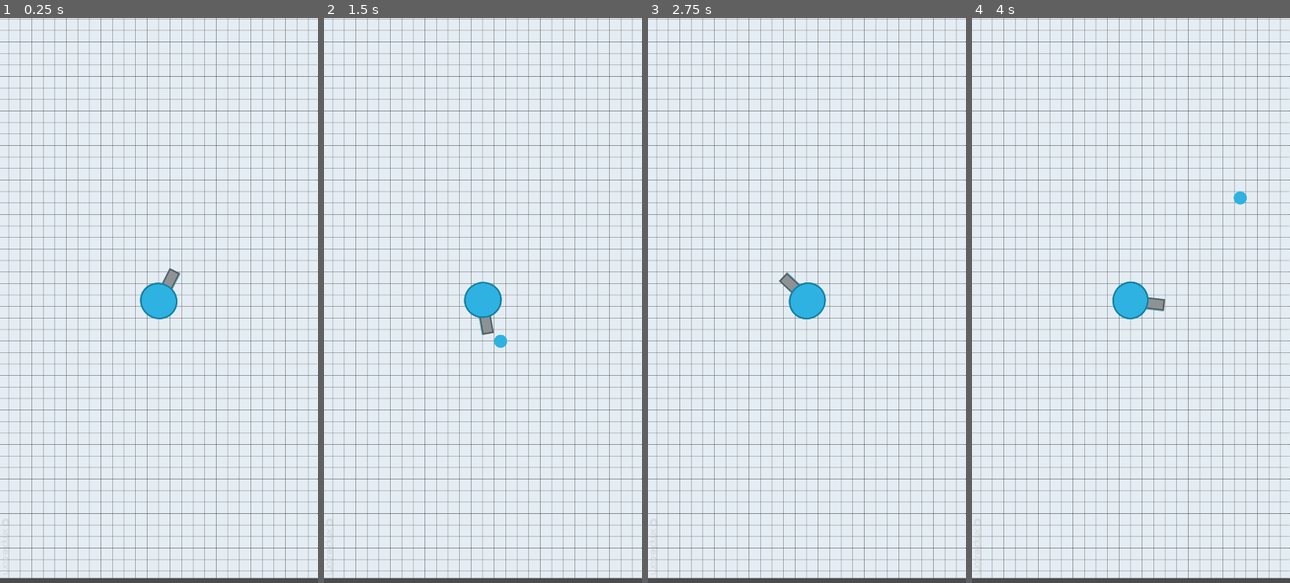
Above: before the commit, frames 1-4 (left to right).
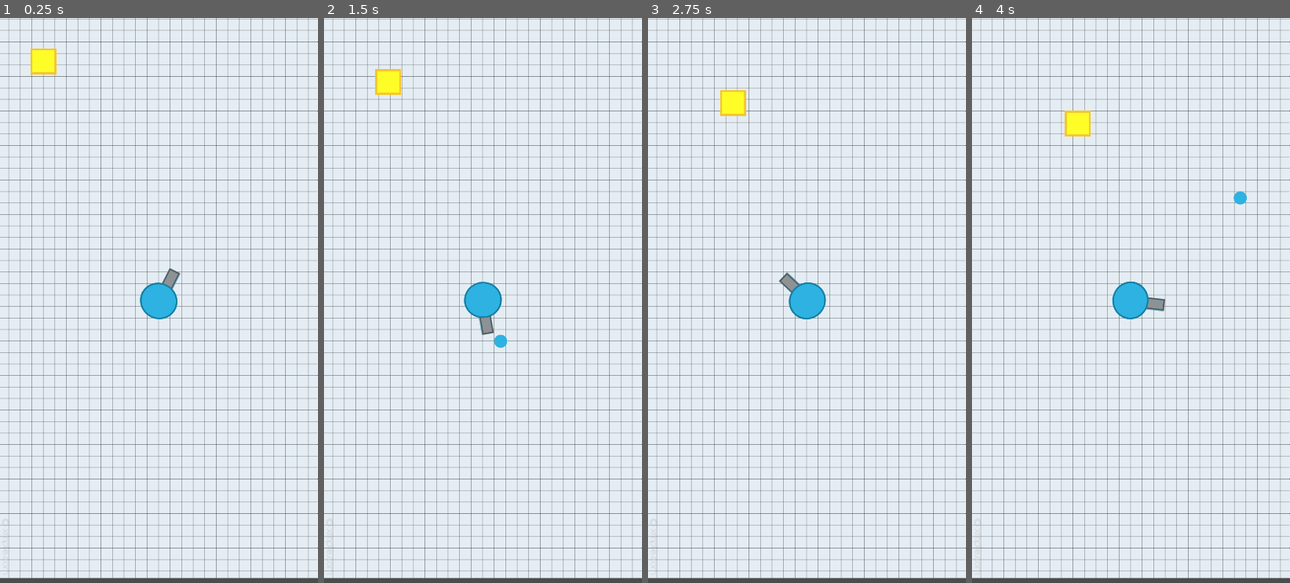
Above: after the commit, the same moments.

Repository: mingw16/game
Game: Godot game, scene res://scenes/World.tscn
Two runs of this game, one before a commit and one after it. Both use one fixed random seed, a clock stepped at 60 frames per second and the inputs below.
Inputs (mouse positions are in pixels of both pictures, inside the frame that each line leads up to):
- Up to frame 1 (0.25 s): no input
- Up to frame 2 (1.5 s): move the mouse to (552, 272) at 0.52 s; press the mouse at (552, 272) at 0.53 s; move the mouse to (419, 328) at 1.27 s; release the mouse at (419, 328) at 1.28 s; click (419, 328) at 1.35 s
- Up to frame 3 (2.75 s): move the mouse to (838, 176) at 2.02 s; press the mouse at (838, 176) at 2.03 s
- Up to frame 4 (4 s): move the mouse to (1115, 413) at 2.77 s; release the mouse at (1115, 413) at 2.78 s; click (1115, 413) at 2.85 s; move the mouse to (1226, 385) at 3.52 s; press the mouse at (1226, 385) at 3.53 s

The runs differ from the first frame. In frame 1, 0.4% of the frame differs, in the area x 9-18%, y 5-10%; in frame 2, 0.4%; in frame 3, 0.4%; in frame 4, 0.4%.

Commit message:
add <spawn enemy><move enemy>

Diff:
--- a/scripts/enemys/enemy.gd
+++ b/scripts/enemys/enemy.gd
@@ -1,9 +1,14 @@
 extends Node
 
-var speed = 300
+var speed = 30
 var damage = 10
-var pos = Vector2(0,0)
 var angle = 0.0
+var dir = Vector2()
+var pos = Vector2()
 
 func _ready():
 	pass
+
+func init_values(ipos:Vector2, idir:Vector2):
+	self.position = ipos
+	dir = idir
--- a/scripts/enemys/square.gd
+++ b/scripts/enemys/square.gd
@@ -1,7 +1,7 @@
 extends "res://scripts/enemys/enemy.gd"
 
 func _ready():
-	pass # Replace with function body.
-
+	self.scale *= 0.5
 func _physics_process(delta):
-	pass
+	self.position += delta * speed * self.position.direction_to(dir)
+	print(self.position.direction_to(dir)*10)
--- a/scripts/world.gd
+++ b/scripts/world.gd
@@ -2,12 +2,27 @@
 
 var rng = RandomNumberGenerator.new()
 var window_size = Vector2(405,720)
+var enemy_scene = preload("res://scenes/enemys/Square.tscn")
 
 func createEnemy():
 	var enemy_random_pos = Vector2(rng.randi_range(0,window_size.x),rng.randi_range(0,window_size.y))
-	var enemy_pos_ratio = Vector2((window_size.x - enemy_random_pos.x)/window_size.x,(window_size.y - enemy_random_pos.y)/window_size.y)
+	var spawn_spot = rng.randi_range(0,3)
+	match spawn_spot:
+		0:
+			enemy_random_pos.y=-10
+		1:
+			enemy_random_pos.y=10 + window_size.y
+		2:
+			enemy_random_pos.x=-10
+		3:
+			enemy_random_pos.x=10+ window_size.x
+	var enemy_instance = enemy_scene.instance()
+	enemy_instance.init_values(Vector2(50,50),Vector2(300,300))
+	add_child(enemy_instance)
+
 
 
 func _ready():
+	createEnemy()
 	rng.randomize()
 	pass # Replace with function body.
Renamed: scenes/Enemy.tscn -> scenes/enemys/Square.tscn
